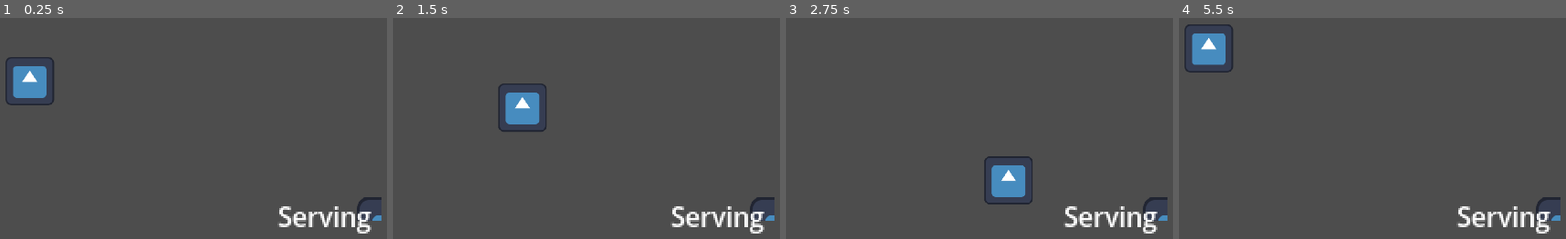
Above: before the commit, frames 1-4 (left to right).
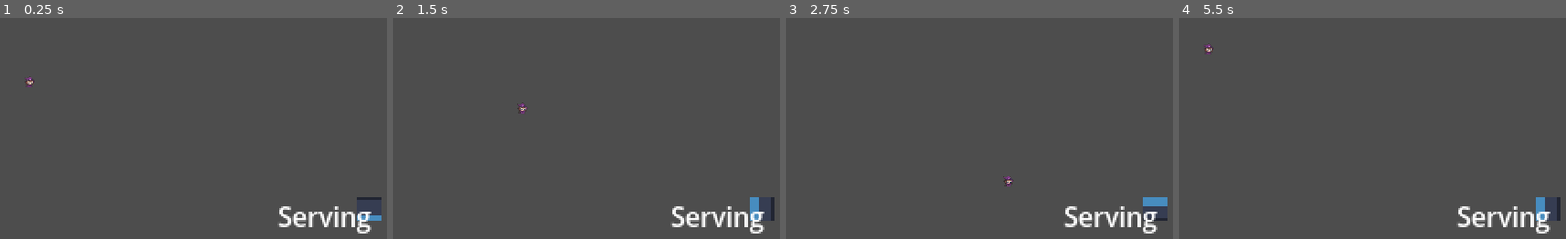
Above: after the commit, the same moments.

Repository: Yatagarasu163/apothecary-allergies
Game: Godot game, scene res://Assets/Scenes/testing_scene.tscn
The game is run twice, just before and just after one commit, with the same random seed, the same clock (stepped at 60 frames per second) and the same inputs. This scene is started directly instead of the project's main scene. The engine's default icon, where the game draws it, is replaced by a stand-in: a white triangle on a blue panel in a dark square.
Inputs:
- Up to frame 1 (0.25 s): no input
- Up to frame 2 (1.5 s): tap Enter at 0.5 s; hold D (WalkRight) 0.53-1.28 s; tap E (Add) at 0.6 s; tap F (Interact) at 0.8, 1.35 s; hold S (WalkDown) from 1.28 s (still down)
- Up to frame 3 (2.75 s): tap E (Add) at 1.55, 2.1 s; release S (WalkDown) at 2.03 s; hold D (WalkRight) from 2.03 s (still down); tap F (Interact) at 2.3 s
- Up to frame 4 (5.5 s): release D (WalkRight) at 2.78 s; hold W (WalkUp) 2.78-3.53 s; tap Space (Dash) at 2.85 s; tap E (Add) at 3.05, 4.35 s; hold A (WalkLeft) 3.53-5.03 s; tap F (Interact) at 3.6, 5.1 s; hold S (WalkDown) from 5.03 s (still down)

The runs differ from the first frame. In frame 1, 1.8% of the frame differs, in the area x 1-98%, y 17-92%; in frame 2, 2.0%; in frame 3, 1.9%; in frame 4, 2.0%, in the area x 1-99%, y 2-92%.
Error before the commit: Parse Error: Member "items_sprites" is not a function. (res://Assets/Scripts/pestle.gd:92)

Commit message:
Grinding Progress

Diff:
--- a/Assets/Prefabs/player.tscn
+++ b/Assets/Prefabs/player.tscn
@@ -1,7 +1,175 @@
 [gd_scene format=3 uid="uid://b8pcqjalon378"]
 
 [ext_resource type="Script" uid="uid://c7khxiw0w0l7f" path="res://Assets/Scripts/player.gd" id="1_onrkg"]
-[ext_resource type="Texture2D" uid="uid://c53wg8pq2wx7k" path="res://icon.svg" id="2_i3pqv"]
+[ext_resource type="Texture2D" uid="uid://fed4v8viydtn" path="res://Assets/Sprites/Sprite Sheets/witch..png" id="2_tgki7"]
+
+[sub_resource type="AtlasTexture" id="AtlasTexture_ebihn"]
+atlas = ExtResource("2_tgki7")
+region = Rect2(0, 0, 32, 32)
+
+[sub_resource type="AtlasTexture" id="AtlasTexture_x4ukv"]
+atlas = ExtResource("2_tgki7")
+region = Rect2(32, 0, 32, 32)
+
+[sub_resource type="AtlasTexture" id="AtlasTexture_m0ojv"]
+atlas = ExtResource("2_tgki7")
+region = Rect2(64, 0, 32, 32)
+
+[sub_resource type="AtlasTexture" id="AtlasTexture_1kvxw"]
+atlas = ExtResource("2_tgki7")
+region = Rect2(96, 0, 32, 32)
+
+[sub_resource type="AtlasTexture" id="AtlasTexture_iesjv"]
+atlas = ExtResource("2_tgki7")
+region = Rect2(0, 64, 32, 32)
+
+[sub_resource type="AtlasTexture" id="AtlasTexture_j73l1"]
+atlas = ExtResource("2_tgki7")
+region = Rect2(32, 64, 32, 32)
+
+[sub_resource type="AtlasTexture" id="AtlasTexture_8nnst"]
+atlas = ExtResource("2_tgki7")
+region = Rect2(64, 64, 32, 32)
+
+[sub_resource type="AtlasTexture" id="AtlasTexture_7xaxw"]
+atlas = ExtResource("2_tgki7")
+region = Rect2(96, 64, 32, 32)
+
+[sub_resource type="AtlasTexture" id="AtlasTexture_v0672"]
+atlas = ExtResource("2_tgki7")
+region = Rect2(0, 128, 32, 32)
+
+[sub_resource type="AtlasTexture" id="AtlasTexture_2ehil"]
+atlas = ExtResource("2_tgki7")
+region = Rect2(32, 128, 32, 32)
+
+[sub_resource type="AtlasTexture" id="AtlasTexture_b5xh7"]
+atlas = ExtResource("2_tgki7")
+region = Rect2(64, 128, 32, 32)
+
+[sub_resource type="AtlasTexture" id="AtlasTexture_hmsos"]
+atlas = ExtResource("2_tgki7")
+region = Rect2(96, 128, 32, 32)
+
+[sub_resource type="AtlasTexture" id="AtlasTexture_imxiu"]
+atlas = ExtResource("2_tgki7")
+region = Rect2(0, 96, 32, 32)
+
+[sub_resource type="AtlasTexture" id="AtlasTexture_5r2kd"]
+atlas = ExtResource("2_tgki7")
+region = Rect2(32, 96, 32, 32)
+
+[sub_resource type="AtlasTexture" id="AtlasTexture_x3p7f"]
+atlas = ExtResource("2_tgki7")
+region = Rect2(64, 96, 32, 32)
+
+[sub_resource type="AtlasTexture" id="AtlasTexture_fpcuf"]
+atlas = ExtResource("2_tgki7")
+region = Rect2(96, 96, 32, 32)
+
+[sub_resource type="AtlasTexture" id="AtlasTexture_l3xo7"]
+atlas = ExtResource("2_tgki7")
+region = Rect2(0, 32, 32, 32)
+
+[sub_resource type="AtlasTexture" id="AtlasTexture_iyhcw"]
+atlas = ExtResource("2_tgki7")
+region = Rect2(32, 32, 32, 32)
+
+[sub_resource type="AtlasTexture" id="AtlasTexture_u4lcu"]
+atlas = ExtResource("2_tgki7")
+region = Rect2(64, 32, 32, 32)
+
+[sub_resource type="AtlasTexture" id="AtlasTexture_sfrhn"]
+atlas = ExtResource("2_tgki7")
+region = Rect2(96, 32, 32, 32)
+
+[sub_resource type="SpriteFrames" id="SpriteFrames_eot0c"]
+animations = [{
+"frames": [{
+"duration": 1.0,
+"texture": SubResource("AtlasTexture_ebihn")
+}, {
+"duration": 1.0,
+"texture": SubResource("AtlasTexture_x4ukv")
+}, {
+"duration": 1.0,
+"texture": SubResource("AtlasTexture_m0ojv")
+}, {
+"duration": 1.0,
+"texture": SubResource("AtlasTexture_1kvxw")
+}],
+"loop": true,
+"name": &"idle",
+"speed": 5.0
+}, {
+"frames": [{
+"duration": 1.0,
+"texture": SubResource("AtlasTexture_iesjv")
+}, {
+"duration": 1.0,
+"texture": SubResource("AtlasTexture_j73l1")
+}, {
+"duration": 1.0,
+"texture": SubResource("AtlasTexture_8nnst")
+}, {
+"duration": 1.0,
+"texture": SubResource("AtlasTexture_7xaxw")
+}],
+"loop": true,
+"name": &"left_down",
+"speed": 5.0
+}, {
+"frames": [{
+"duration": 1.0,
+"texture": SubResource("AtlasTexture_v0672")
+}, {
+"duration": 1.0,
+"texture": SubResource("AtlasTexture_2ehil")
+}, {
+"duration": 1.0,
+"texture": SubResource("AtlasTexture_b5xh7")
+}, {
+"duration": 1.0,
+"texture": SubResource("AtlasTexture_hmsos")
+}],
+"loop": true,
+"name": &"left_up",
+"speed": 5.0
+}, {
+"frames": [{
+"duration": 1.0,
+"texture": SubResource("AtlasTexture_imxiu")
+}, {
+"duration": 1.0,
+"texture": SubResource("AtlasTexture_5r2kd")
+}, {
+"duration": 1.0,
+"texture": SubResource("AtlasTexture_x3p7f")
+}, {
+"duration": 1.0,
+"texture": SubResource("AtlasTexture_fpcuf")
+}],
+"loop": true,
+"name": &"right_down",
+"speed": 5.0
+}, {
+"frames": [{
+"duration": 1.0,
+"texture": SubResource("AtlasTexture_l3xo7")
+}, {
+"duration": 1.0,
+"texture": SubResource("AtlasTexture_iyhcw")
+}, {
+"duration": 1.0,
+"texture": SubResource("AtlasTexture_u4lcu")
+}, {
+"duration": 1.0,
+"texture": SubResource("AtlasTexture_sfrhn")
+}],
+"loop": true,
+"name": &"right_up",
+"speed": 5.0
+}]
 
 [sub_resource type="RectangleShape2D" id="RectangleShape2D_hqtel"]
 size = Vector2(19.427494, 20.588316)
@@ -9,9 +177,9 @@
 [node name="CharacterBody2D" type="CharacterBody2D" unique_id=2026092582 groups=["Player"]]
 script = ExtResource("1_onrkg")
 
-[node name="Player Sprite" type="Sprite2D" parent="." unique_id=1910994006]
-texture_filter = 5
-texture = ExtResource("2_i3pqv")
+[node name="Player Sprite" type="AnimatedSprite2D" parent="." unique_id=1286987361]
+sprite_frames = SubResource("SpriteFrames_eot0c")
+animation = &"right_up"
 
 [node name="Player Collider" type="CollisionShape2D" parent="." unique_id=601112474]
 position = Vector2(0, -2.9802322e-06)
--- a/Assets/Scripts/boiler.gd
+++ b/Assets/Scripts/boiler.gd
@@ -26,6 +26,18 @@
 
 # Called every frame. 'delta' is the elapsed time since the previous frame.
 func _process(_delta: float) -> void:
+	check_item_visibility();
+	check_player_interaction();
+
+func body_entered(body) -> void:
+	if body.is_in_group("Player"):
+		is_player_inside = true;
+
+func body_exited(body) -> void:
+	if body.is_in_group("Player"):
+		is_player_inside = false;
+
+func check_item_visibility() -> void:
 	match total_visible_items:
 		0:
 			item.visible = false;
@@ -35,6 +47,7 @@
 			item.scale = 0.5;
 			item.visible = true;
 
+func check_player_interaction() -> void:
 	if is_player_inside:
 		if Input.is_action_just_pressed("Add"):
 			if total_visible_items < 1:
@@ -50,11 +63,3 @@
 			await get_tree().create_timer(boiling_timer).timeout;
 			total_visible_items = 1;
 			has_boiled_item = true;
-
-func body_entered(body) -> void:
-	if body.is_in_group("Player"):
-		is_player_inside = true;
-
-func body_exited(body) -> void:
-	if body.is_in_group("Player"):
-		is_player_inside = false;
--- a/Assets/Scripts/game_manager.gd
+++ b/Assets/Scripts/game_manager.gd
@@ -1,8 +1,11 @@
 extends Node2D;
 
+# ITEM ENUMS AND SPRITES
 enum items {NYAA_LEAF, STAR_FLOWER, OOF_ROCK, DRAGON_SCALE,
 			BOILED_NYAA_LEAF, BOILED_STAR_FLOWER, BOILED_OOF_ROCK,
 			BOILED_DRAGON_SCALE};
+enum antidotes {DE_MEOWER, DE_NNERBONE, WATERY_WOOFER, A_SACK_O_ONIONS,
+				UNMEOWING_DE_NNERBONE}
 @onready var items_sprites: Array[Texture] = [
 	preload("res://icon.svg"),
 	preload("res://icon.svg"),
@@ -13,4 +16,23 @@
 	preload("res://icon.svg"),
 	preload("res://icon.svg"),
 ]
+@onready var antidote_sprites: Array[Texture] = [
+	preload("res://icon.svg"),
+	preload("res://icon.svg"),
+	preload("res://icon.svg"),
+	preload("res://icon.svg"),
+	preload("res://icon.svg"),
+]
+
+# PLAYER_INVENTORY
 var player_inventory = null;
+
+# RECIPES
+var recipes = {
+	[items.BOILED_NYAA_LEAF, items.OOF_ROCK]: antidotes.DE_MEOWER,
+	[items.BOILED_STAR_FLOWER, items.BOILED_DRAGON_SCALE]: antidotes.DE_NNERBONE,
+	[items.NYAA_LEAF, items.BOILED_OOF_ROCK, items.STAR_FLOWER]: antidotes.WATERY_WOOFER,
+	[items.DRAGON_SCALE]: antidotes.A_SACK_O_ONIONS,
+	[items.BOILED_STAR_FLOWER,
+	items.BOILED_DRAGON_SCALE, items.BOILED_NYAA_LEAF]: antidotes.UNMEOWING_DE_NNERBONE
+};
--- a/Assets/Scripts/pestle.gd
+++ b/Assets/Scripts/pestle.gd
@@ -29,46 +29,9 @@
 
 # Called every frame. 'delta' is the elapsed time since the previous frame.
 func _process(_delta: float) -> void:
-	match total_visible_items:
-		0:
-			item_1.visible = false;
-			item_2.visible = false;
-			item_3.visible = false;
-		1:
-			item_1.position.x = 0;
-			item_1.visible = true;
-		2:
-			item_1.position.x = -12;
-			item_2.position.x = 12;
-			item_2.visible = true;
-		3:
-			item_1.position.x = -24;
-			item_2.position.x = 0;
-			item_3.position.x = 24;
-			item_3.visible = true;
+	check_item_visibility();
 
-	if is_player_inside:
-		if Input.is_action_just_pressed("Add"):
-			# Checks if the amount of items is less than 3
-			if(total_visible_items < 3):
-				# If the pestle has already grinded something, then pick it up
-				if(has_grinded_item):
-					print("Picked up grinded item!");
-					total_visible_items = 0;
-					has_grinded_item = false;
-				# Else, then it is just the player adding another item to the grinder.
-				else:
-					print("Adding an item!");
-					add_item(GameManager.player_inventory);
-					total_visible_items += 1;
-			else:
-				print("You cannot add anymore items!");
-		elif Input.is_action_just_pressed("Interact"):
-			print("Interacting with the grinder!");
-			total_visible_items = 0;
-			await get_tree().create_timer(grinding_timer).timeout;
-			total_visible_items = 1;
-			has_grinded_item = true;
+
 
 func body_entered(body) -> void:
 	if body.is_in_group("Player"):
@@ -89,17 +52,84 @@
 			2:
 				current_item = item_3;
 
-		current_item.texture = GameManager.items_sprites(GameManager.player_inventory);
+		current_item.texture = GameManager.items_sprites[GameManager.player_inventory];
 		items_to_grind.append(GameManager.player_inventory);
 	else:
 		print("No item to add to the pestle!");
 
 func grind_items() -> void:
-	if items_to_grind.size() > 0:
-		if items_to_grind.has(GameManager.items.BOILED_NYAA_LEAF) && items_to_grind.has(GameManager.items.OOF_ROCK) && items_to_grind.size() == 2:
-			print("Grinded the Buff Cat Cure!");
-		if items_to_grind.has(GameManager.items.BOILED_STAR_FLOWER) && items_to_grind.has(GameManager.items.BOILED_DRAGON_SCALE) && items_to_grind.size() == 2:
-			print("Grinded the Upside-down Cure!");
+	if items_to_grind.size() == 0:
+		return
+
+	var key = get_recipe_key(items_to_grind);
+
+	if GameManager.recipes.has(key):
+		print("Crafted:", GameManager.recipes[key]);
+	else:
+		print("Uh Oh, that wasn't a real recipe!");
+	pass;
 
 
-	pass;
+	print("Interacting with the grinder!");
+	total_visible_items = 0;
+
+	match key:
+		GameManager.antidotes.DE_MEOWER:
+			print("Made a De-Meower!");
+		GameManager.antidotes.DE_NNERBONE:
+			print("Made a De-nnerbone!");
+		GameManager.antidotes.WATERY_WOOFER:
+			print("Made a Watery Woofer!");
+		GameManager.antidotes.A_SACK_O_ONIONS:
+			print("Made A Sack O' Onions!");
+		GameManager.antidotes.UNMEOWING_DE_NNERBONE:
+			print("Made an Unmeowing De-nnerbone!");
+
+
+	await get_tree().create_timer(grinding_timer).timeout;
+	total_visible_items = 1;
+	has_grinded_item = true;
+
+func get_recipe_key(items: Array) -> Array:
+	var sorted = items.duplicate();
+	sorted.sort();
+	return sorted;
+
+func check_item_visibility() -> void:
+	match total_visible_items:
+		0:
+			item_1.visible = false;
+			item_2.visible = false;
+			item_3.visible = false;
+		1:
+			item_1.position.x = 0;
+			item_1.visible = true;
+		2:
+			item_1.position.x = -12;
+			item_2.position.x = 12;
+			item_2.visible = true;
+		3:
+			item_1.position.x = -24;
+			item_2.position.x = 0;
+			item_3.position.x = 24;
+			item_3.visible = true;
+
+func check_player_interaction() -> void:
+	if is_player_inside:
+		if Input.is_action_just_pressed("Add"):
+			# Checks if the amount of items is less than 3
+			if(total_visible_items < 3):
+				# If the pestle has already grinded something, then pick it up
+				if(has_grinded_item):
+					print("Picked up grinded item!");
+					total_visible_items = 0;
+					has_grinded_item = false;
+				# Else, then it is just the player adding another item to the grinder.
+				else:
+					print("Adding an item!");
+					add_item(GameManager.player_inventory);
+					total_visible_items += 1;
+			else:
+				print("You cannot add anymore items!");
+		elif Input.is_action_just_pressed("Interact"):
+			grind_items();
Binary file added: Assets/Sprites/Sprite Sheets/witch..png
Not shown, added: Assets/Sprites/Sprite Sheets/witch..png.import
